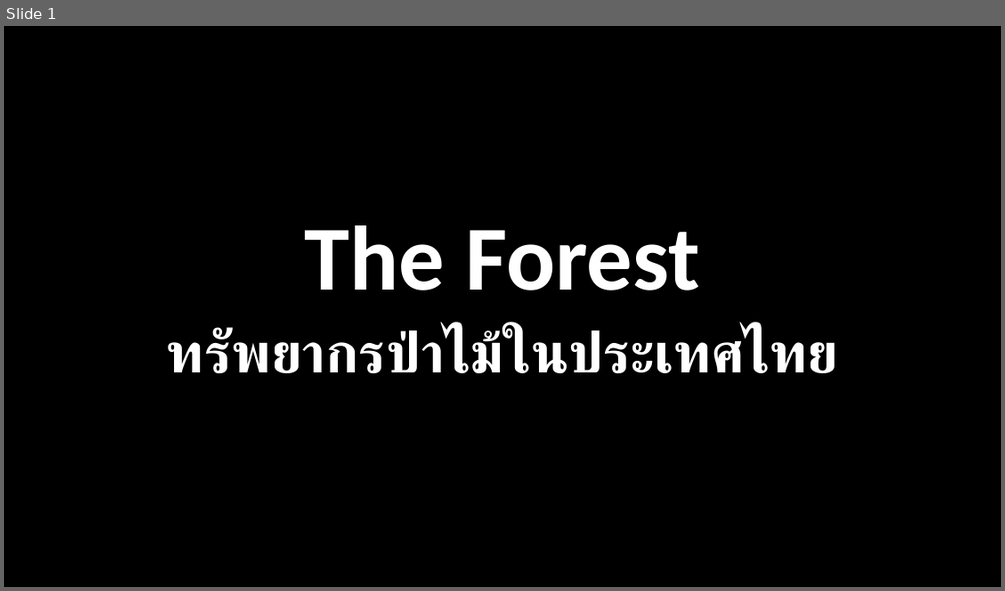
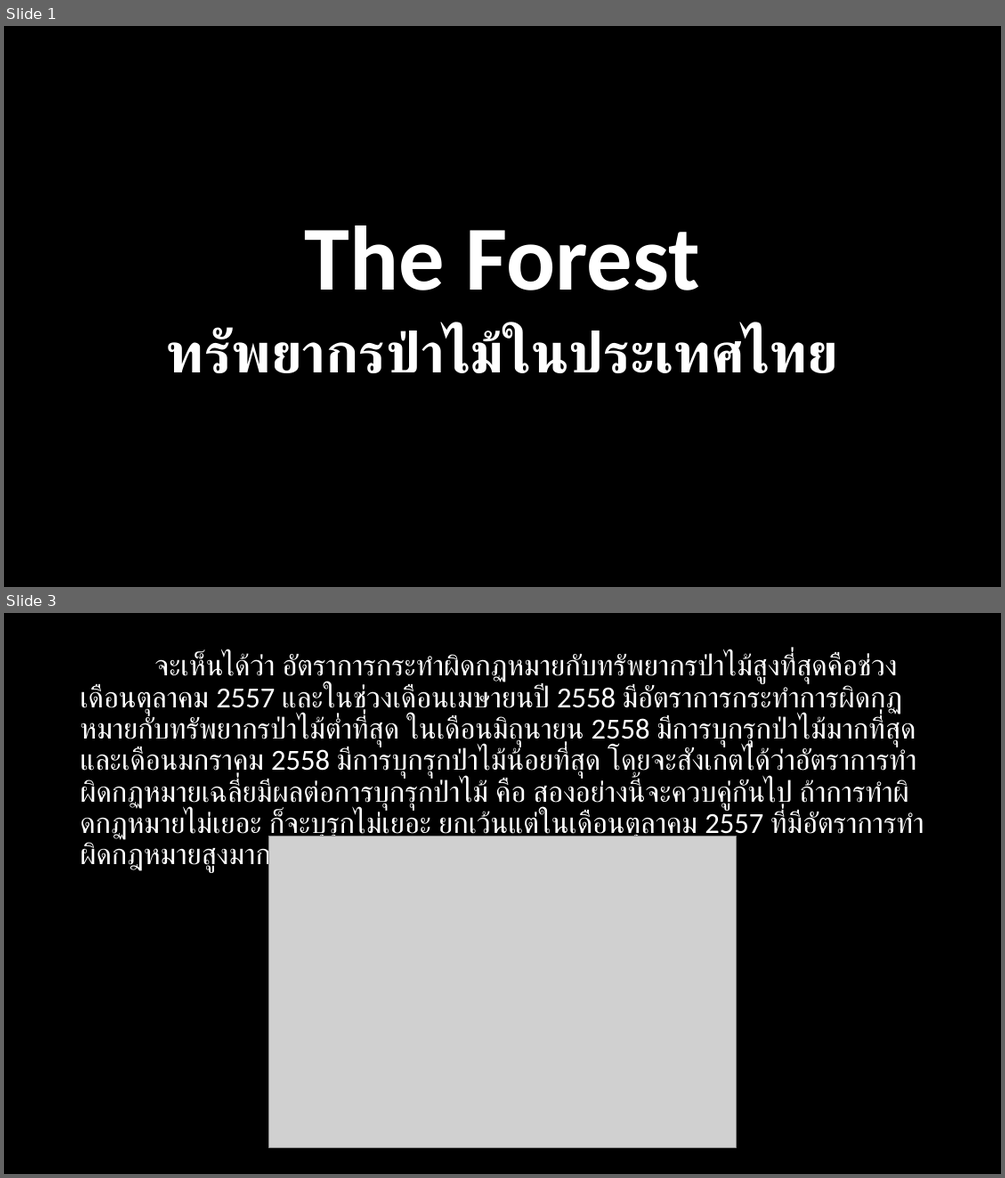
Before and after one commit to chinnatan/TheForest, a slide deck: The Forest.pptx. Shown one above the other, each under a label of ours: slide 1 before the commit, slides 1 and 3 after it; the slides between them are not shown. The pictures are 1005x591 and 1005x1178 pixels, drawn with LibreOffice and Linux fonts; fonts in the diff are those of the drawing; grey boxes stand for pictures. Boxes give left, top, right and bottom in pixels: in the first picture for what was removed or moved away, otherwise in the second. Text is boxed around its words. In the diff, an @@ line names an element or a change of style, - is before the commit and + after.

```diff
--- a/The Forest.pptx
+++ b/The Forest.pptx
@@ slide 3 added at (x1=4, y1=613, x2=1001, y2=1174), background #000000 @@
@@ text added at (x1=80, y1=653, x2=924, y2=872), 28 pt, text #FFFFFF @@
+จะเห็นได้ว่า อัตราการกระทำผิดกฏหมายกับทรัพยากรป่าไม้สูงที่สุดคือช่วงเดือนตุลาคม 2557 และในช่วงเดือนเมษายนปี 2558 มีอัตราการกระทำการผิดกฏหมายกับทรัพยากรป่าไม้ต่ำที่สุด ในเดือนมิถุนายน 2558 มีการบุกรุกป่าไม้มากที่สุดและเดือนมกราคม 2558 มีการบุกรุกป่าไม้น้อยที่สุด โดยจะสังเกตได้ว่าอัตราการทำผิดกฏหมายเฉลี่ยมีผลต่อการบุกรุกป่าไม้ คือ สองอย่างนี้จะควบคู่กันไป ถ้าการทำผิดกฏหมายไม่เยอะ ก็จะบุรุกไม่เยอะ ยกเว้นแต่ในเดือนตุลาคม 2557 ที่มีอัตราการทำผิดกฎหมายสูงมาก
@@ picture added at (x1=268, y1=835, x2=736, y2=1148) @@
```
Also in this commit, not shown: 1 slide changed, 1 other slide added.
